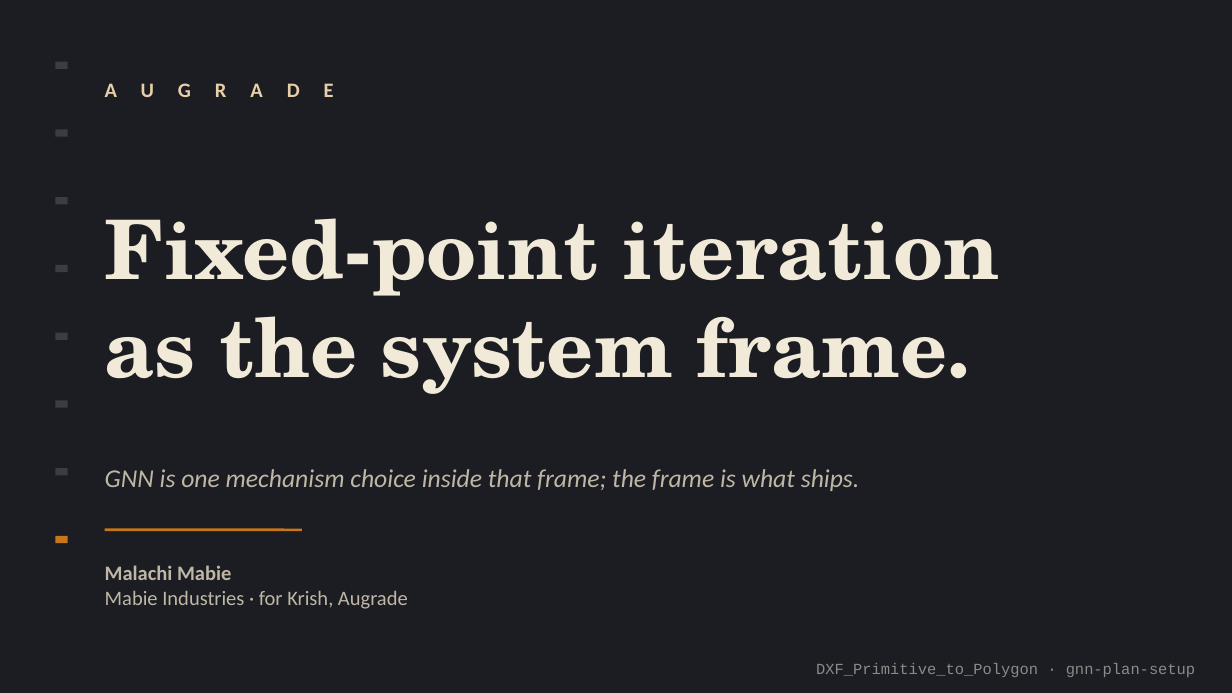
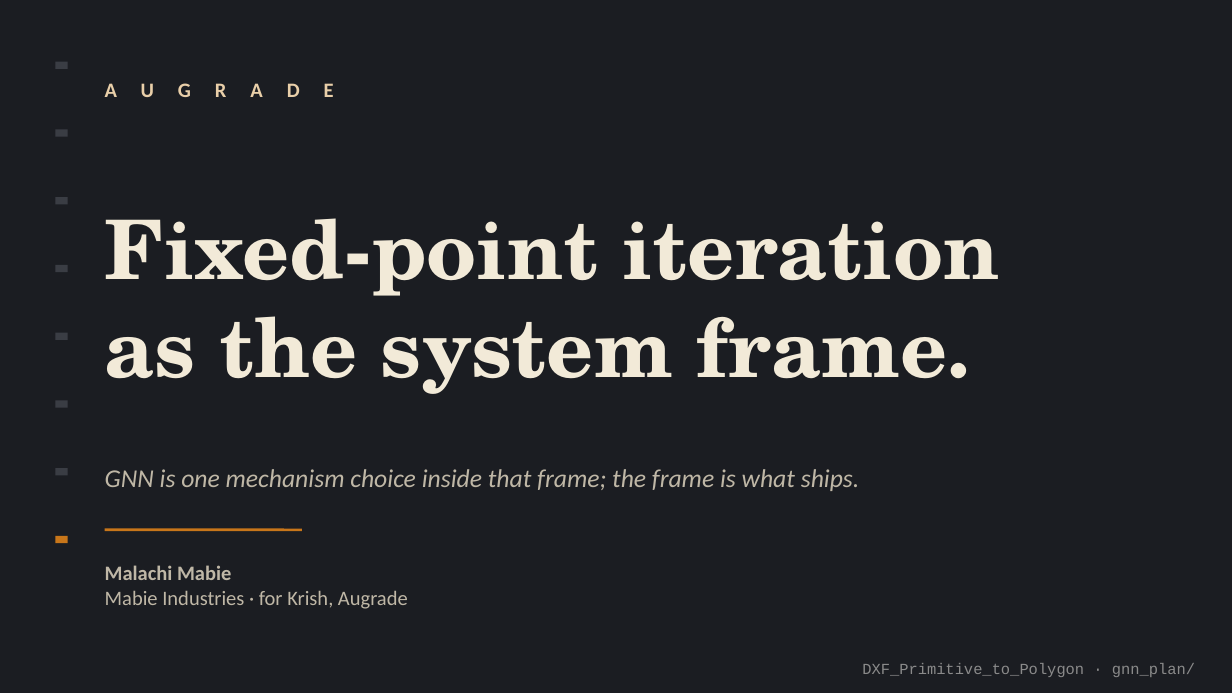
Before and after one commit to mlmabie/DXF_Primitive_to_Polygon, a slide deck: slide 1 of gnn_plan/artifacts/Augrade GNN Strategy v2.pptx. Drawn at 1232x693 pixels with LibreOffice and Linux fonts; fonts in the diff are those of the drawing. Boxes give left, top, right and bottom in pixels: in the first picture for what was removed or moved away, otherwise in the second. Text is boxed around its words. In the diff, an @@ line names an element or a change of style, - is before the commit and + after.

```diff
--- a/gnn_plan/artifacts/Augrade GNN Strategy v2.pptx
+++ b/gnn_plan/artifacts/Augrade GNN Strategy v2.pptx
@@ text at (x1=862, y1=663, x2=1195, y2=677): text changed @@
-DXF_Primitive_to_Polygon · gnn-plan-setup
+DXF_Primitive_to_Polygon · gnn_plan/
```
Also in this commit, not shown: 1 other slide changed.
